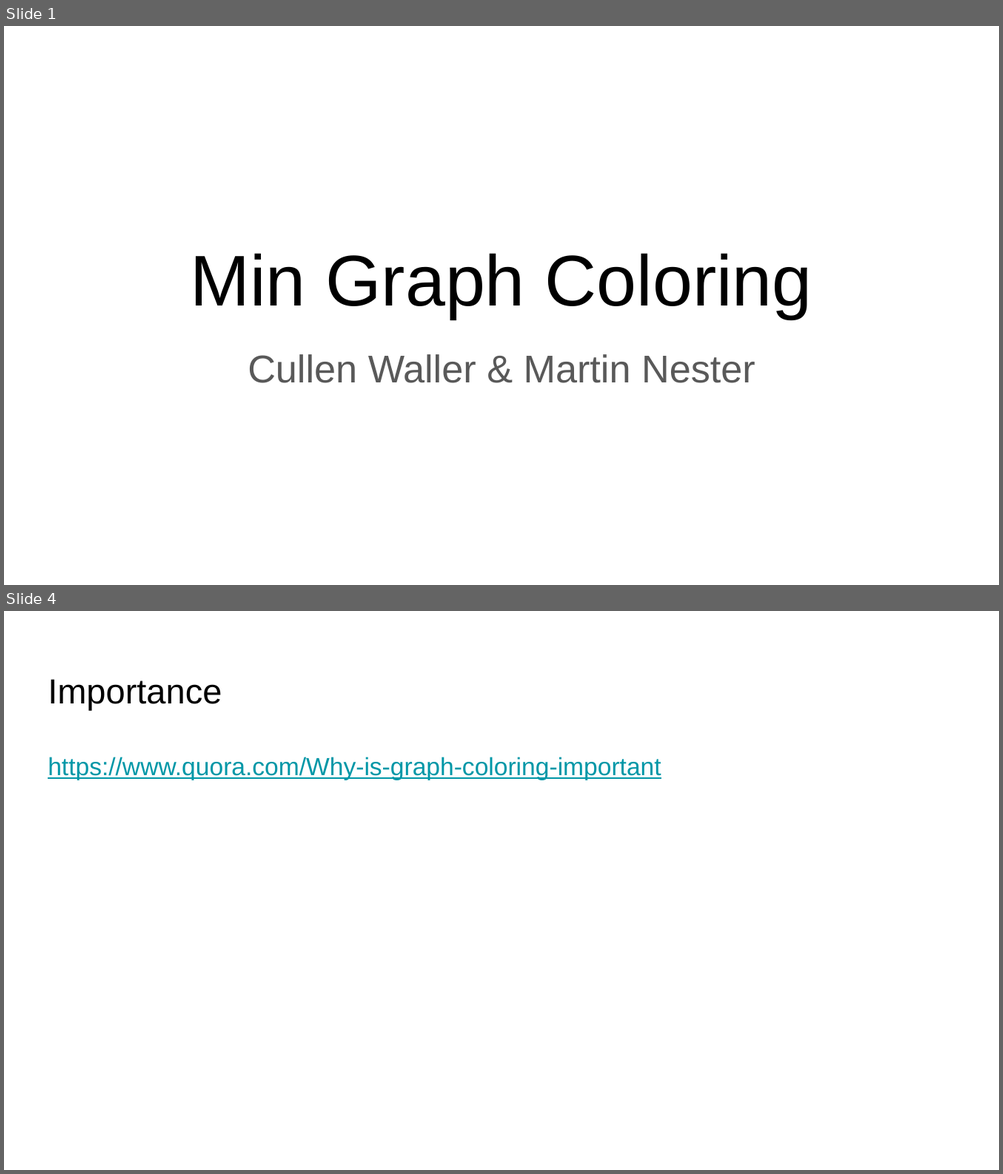
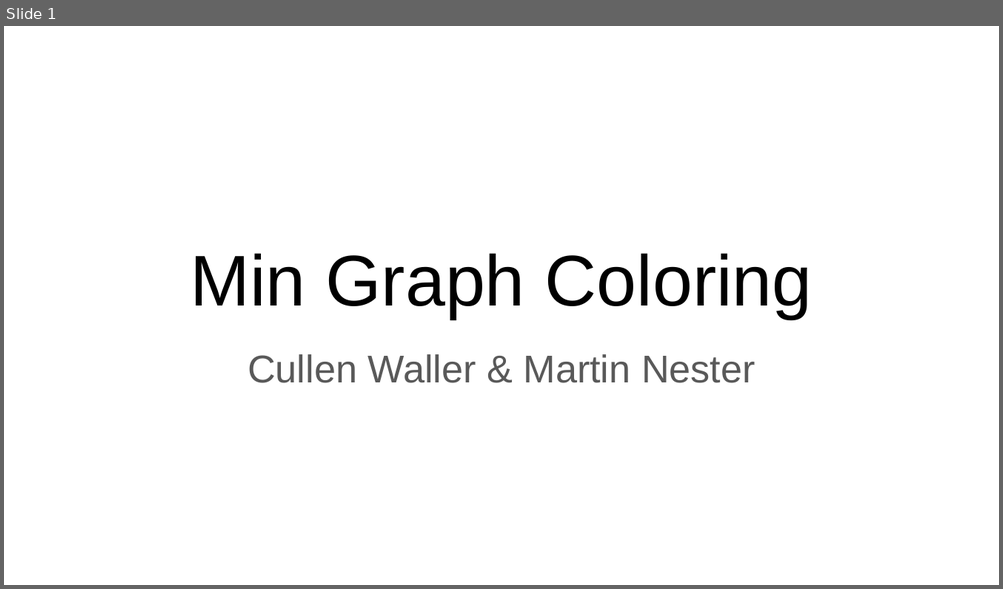
Before and after one commit to wallercullen/NP-complete-project, a slide deck: presentations/problem_presentation.pptx. Shown one above the other, each under a label of ours: slides 1 and 4 before the commit, slide 1 after it; the slides between them are not shown. The pictures are 1003x1174 and 1003x589 pixels, drawn with LibreOffice and Linux fonts; fonts in the diff are those of the drawing. Boxes give left, top, right and bottom in pixels: in the first picture for what was removed or moved away, otherwise in the second. Text is boxed around its words. In the diff, an @@ line names an element or a change of style, - is before the commit and + after.

```diff
--- a/presentations/problem_presentation.pptx
+++ b/presentations/problem_presentation.pptx
@@ slide 4 removed at (4,611,999,1170), background #FFFFFF @@
@@ title removed at (48,679,222,710) @@
-Importance
@@ text removed at (48,757,660,780) @@
-https://www.quora.com/Why-is-graph-coloring-important
```
Also in this commit, not shown: 2 slides changed, 10 slides added, 1 other slide removed.
